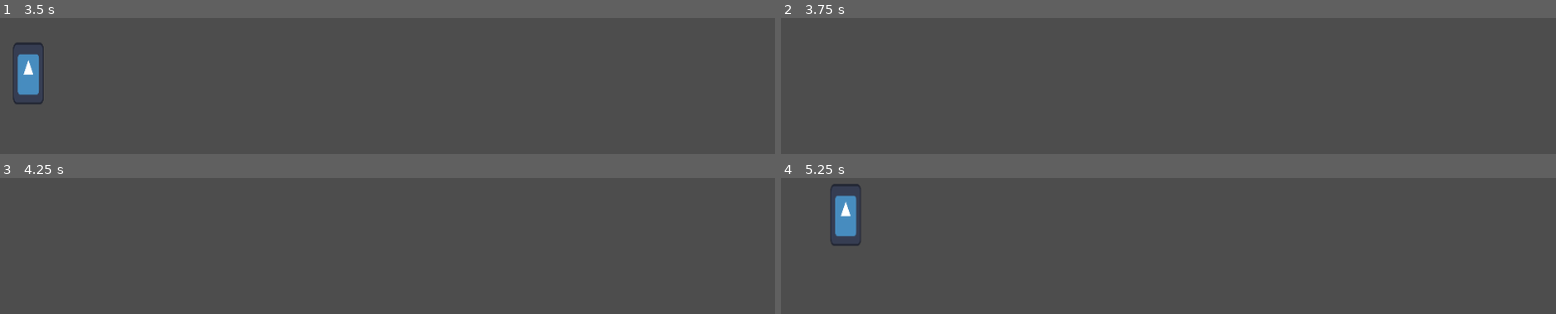
Above: before the commit, frames 1-4 (two rows, left to right).
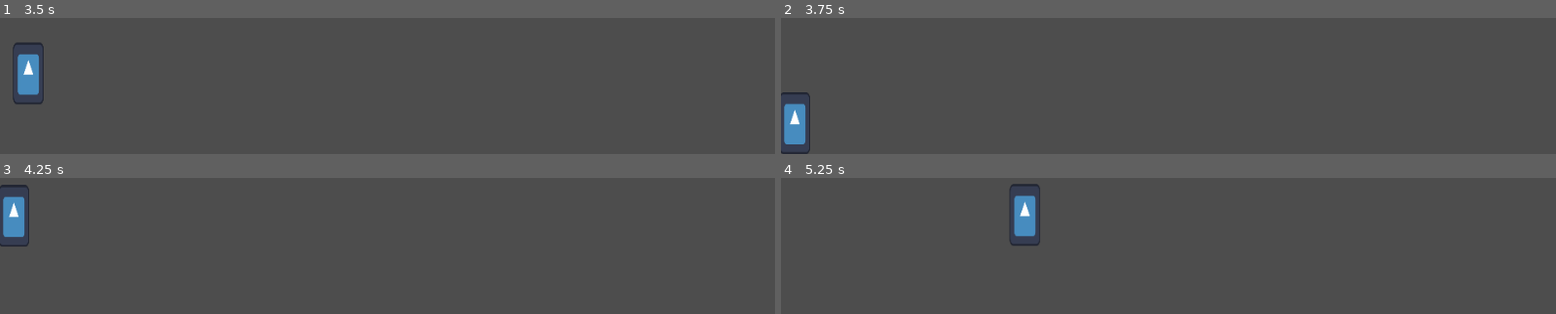
Above: after the commit, the same moments.

Repository: Pompano74/GameJam
Game: Godot game, scene res://Level/Maps/test_level_player.tscn
The game is run twice, just before and just after one commit, with the same random seed, the same clock (stepped at 60 frames per second) and the same inputs. The engine's default icon, where the game draws it, is replaced by a stand-in: a white triangle on a blue panel in a dark square.
Inputs:
- Up to frame 1 (3.5 s): tap Enter (ui_accept) at 0.5, 0.6, 0.77, 1.07, 1.35, 1.52, 1.82, 2.1, 2.85, 3.02, 3.32 s; hold Right (ui_right) 0.53-2.03 s; hold Left (ui_left) from 2.03 s (still down)
- Up to frame 2 (3.75 s): keep holding Left (ui_left); tap Enter (ui_accept) at 3.6 s
- Up to frame 3 (4.25 s): keep holding Left (ui_left); tap Enter (ui_accept) at 3.77, 4.07 s
- Up to frame 4 (5.25 s): release Left (ui_left) at 4.28 s; hold Right (ui_right) from 4.28 s (still down); tap Enter (ui_accept) at 4.35, 4.52, 4.82, 5.1 s

Frame 1 is identical in both runs. In frame 2, 1.0% of the frame differs, in the area x 0-4%, y 54-100%; in frame 3, 1.0%; in frame 4, 2.2%, in the area x 6-34%, y 4-50%.

Commit message:
test player

Diff:
--- a/Level/Maps/test_level_player.tscn
+++ b/Level/Maps/test_level_player.tscn
@@ -2,8 +2,7 @@
 
 [ext_resource type="PackedScene" uid="uid://dynw8drhp8bjg" path="res://Level/Player/Player.tscn" id="1_ky5d2"]
 
-[sub_resource type="WorldBoundaryShape2D" id="WorldBoundaryShape2D_cjdev"]
-distance = 64.0
+[sub_resource type="WorldBoundaryShape2D" id="WorldBoundaryShape2D_ky5d2"]
 
 [node name="TestLevelPlayer" type="Node2D"]
 
@@ -11,12 +10,34 @@
 position = Vector2(1.00002, 0)
 scale = Vector2(0.3, 0.3)
 
-[node name="StaticBody2D" type="StaticBody2D" parent="Player"]
-position = Vector2(0, -584)
-
-[node name="CollisionShape2D" type="CollisionShape2D" parent="Player/StaticBody2D"]
-position = Vector2(0, 648)
-shape = SubResource("WorldBoundaryShape2D_cjdev")
-
 [node name="Camera2D" type="Camera2D" parent="."]
 position = Vector2(480, -270)
+
+[node name="collisions" type="Node" parent="."]
+
+[node name="wall_right" type="StaticBody2D" parent="collisions"]
+position = Vector2(962, -288)
+rotation = -1.5708
+
+[node name="CollisionShape2D" type="CollisionShape2D" parent="collisions/wall_right"]
+shape = SubResource("WorldBoundaryShape2D_ky5d2")
+
+[node name="wall_left" type="StaticBody2D" parent="collisions"]
+position = Vector2(0, -288)
+
+[node name="CollisionShape2D" type="CollisionShape2D" parent="collisions/wall_left"]
+position = Vector2(-2, 0)
+rotation = 1.5708
+shape = SubResource("WorldBoundaryShape2D_ky5d2")
+
+[node name="ceilling" type="StaticBody2D" parent="collisions"]
+position = Vector2(0, -542)
+rotation = -3.14159
+
+[node name="CollisionShape2D" type="CollisionShape2D" parent="collisions/ceilling"]
+shape = SubResource("WorldBoundaryShape2D_ky5d2")
+
+[node name="floor" type="StaticBody2D" parent="collisions"]
+
+[node name="CollisionShape2D" type="CollisionShape2D" parent="collisions/floor"]
+shape = SubResource("WorldBoundaryShape2D_ky5d2")
--- a/Level/Player/character_body_2d.gd
+++ b/Level/Player/character_body_2d.gd
@@ -1,25 +1,34 @@
 extends CharacterBody2D
 
 
-const SPEED = 300.0
-const JUMP_VELOCITY = -400.0
+var gravity_direction = Vector2.DOWN
+var jump_direction = 1
+var player_speed = 300.0
+var player_jump_strength = -400.0
 
 
 func _physics_process(delta):
+
+
+
+	if gravity_direction == Vector2.DOWN:
+		jump_direction = 1
+	elif gravity_direction == Vector2.UP:
+		jump_direction = -1
 	# Add the gravity.
 	if not is_on_floor():
-		velocity += get_gravity() * delta
+		velocity += get_gravity() * gravity_direction * delta
 
 	# Handle jump.
 	if Input.is_action_just_pressed("ui_accept") and is_on_floor():
-		velocity.y = JUMP_VELOCITY
+		velocity.y = player_jump_strength * jump_direction
 
 	# Get the input direction and handle the movement/deceleration.
 	# As good practice, you should replace UI actions with custom gameplay actions.
 	var direction = Input.get_axis("ui_left", "ui_right")
 	if direction:
-		velocity.x = direction * SPEED
+		velocity.x = direction * player_speed
 	else:
-		velocity.x = move_toward(velocity.x, 0, SPEED)
+		velocity.x = move_toward(velocity.x, 0, player_speed)
 
 	move_and_slide()
